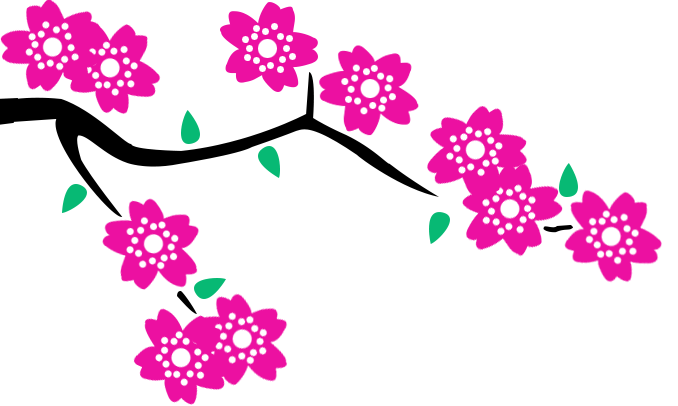
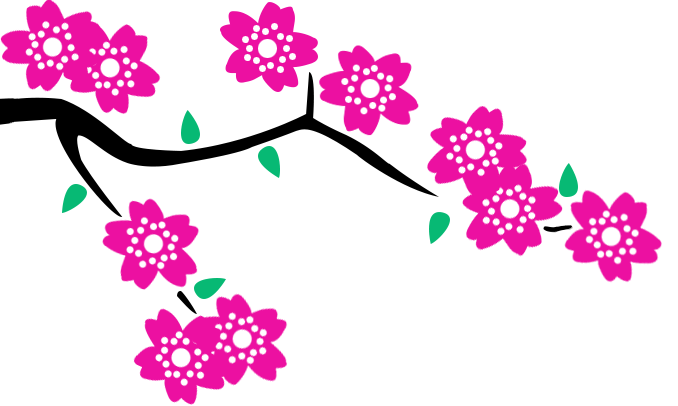
Layers edited between the first and the second (678, 406) image:
added layer "Shape 4 copy" above "Shape 4" over [9, 98, 18, 124]
painted on "Layer 2" over [548, 225, 573, 233]
